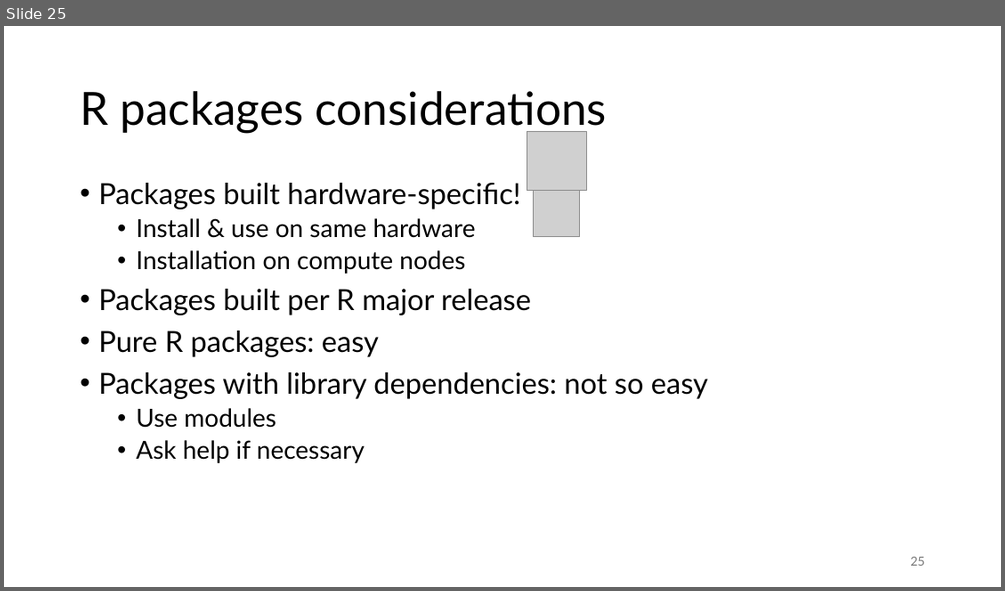
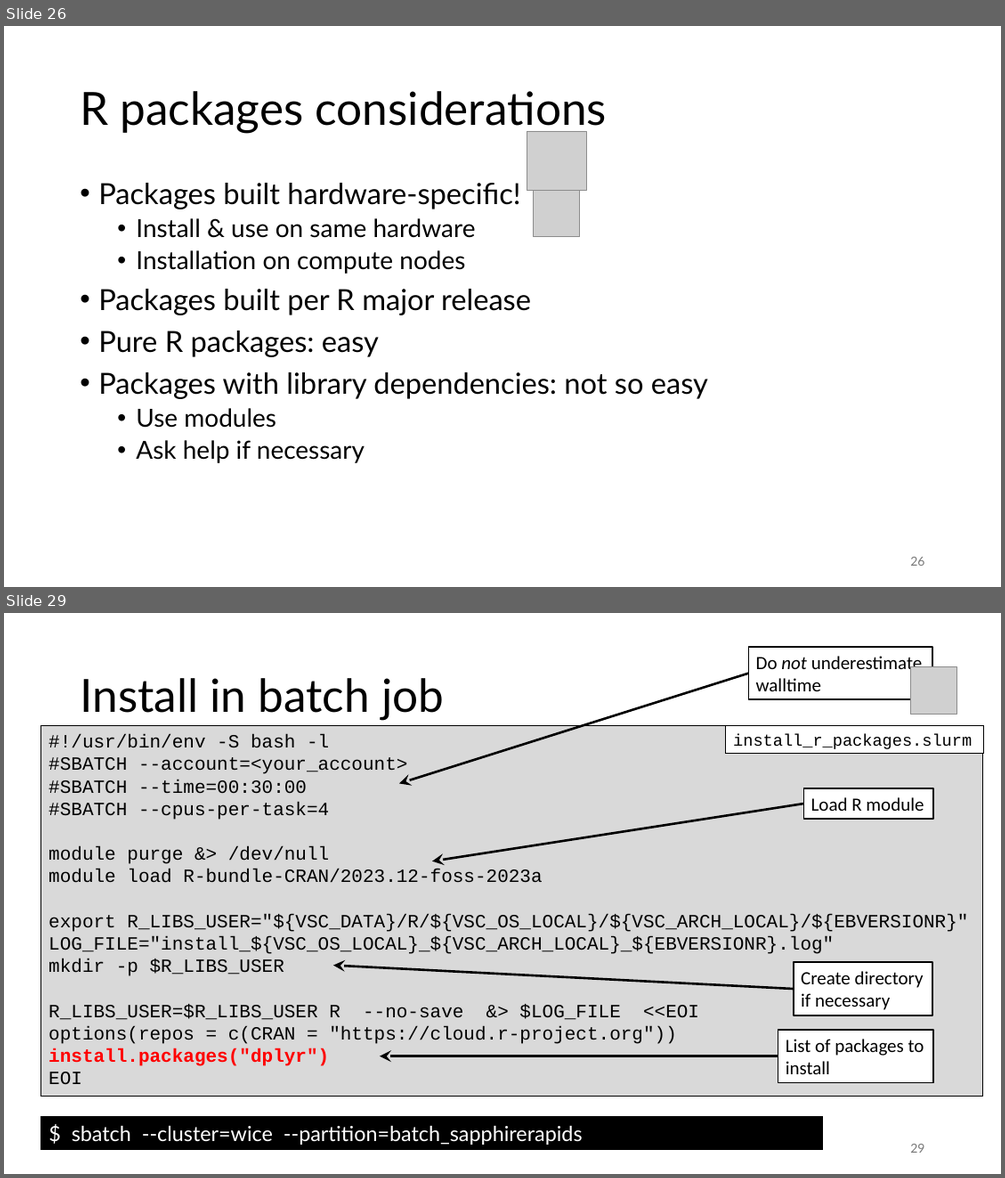
Before and after one commit to gjbex/Best-practices-for-data-science-on-HPC, a slide deck: best_practices_for_data_science_on_hpc.pptx. Shown one above the other, each under a label of ours: slide 25 before the commit, slides 26 and 29 after it; the slides between them are not shown. The pictures are 1005x591 and 1005x1178 pixels, drawn with LibreOffice and Linux fonts; fonts in the diff are those of the drawing; grey boxes stand for pictures. Boxes give left, top, right and bottom in pixels: in the first picture for what was removed or moved away, otherwise in the second. Text is boxed around its words. In the diff, an @@ line names an element or a change of style, - is before the commit and + after.

```diff
--- a/best_practices_for_data_science_on_hpc.pptx
+++ b/best_practices_for_data_science_on_hpc.pptx
@@ slide 29 added at bbox=[4, 613, 1001, 1174], background #FFFFFF @@
@@ rectangle added at bbox=[749, 647, 933, 699], fill #FFFFFF, outline #000000 1.5 pt, 18 pt, text #000000 @@
+Do not underestimate
+walltime
@@ title added at bbox=[80, 678, 444, 720], 44 pt, text #000000 @@
+Install in batch job
@@ arrow added from (749, 674) to (399, 784), #000000 2.25 pt @@
@@ picture added at bbox=[910, 666, 956, 714] @@
@@ rectangle added at bbox=[41, 726, 984, 1096], fill #D9D9D9, outline #000000 0.75 pt, 18 pt, text #000000 @@
+#!/usr/bin/env -S bash -l
+#SBATCH --account=<your_account>
+#SBATCH --time=00:30:00
+#SBATCH --cpus-per-task=4
+module purge &> /dev/null
+module load R-bundle-CRAN/2023.12-foss-2023a
+export R_LIBS_USER="${VSC_DATA}/R/${VSC_OS_LOCAL}/${VSC_ARCH_LOCAL}/${EBVERSIONR}"
+LOG_FILE="install_${VSC_OS_LOCAL}_${VSC_ARCH_LOCAL}_${EBVERSIONR}.log"
+mkdir -p $R_LIBS_USER
+R_LIBS_USER=$R_LIBS_USER R --no-save &> $LOG_FILE <<EOI
+options(repos = c(CRAN = "https://cloud.r-project.org"))
+install.packages("dplyr")
+EOI
@@ rectangle added at bbox=[726, 726, 983, 754], fill #FFFFFF, outline #000000 0.75 pt, 16 pt, text #000000 @@
+install_r_packages.slurm
@@ rectangle added at bbox=[804, 788, 933, 819], fill #FFFFFF, outline #000000 1.5 pt, 18 pt, text #000000 @@
+Load R module
@@ arrow added from (804, 803) to (432, 861), #000000 2.25 pt @@
@@ arrow added from (793, 989) to (333, 965), #000000 2.25 pt @@
@@ rectangle added at bbox=[793, 962, 933, 1015], fill #FFFFFF, outline #000000 1.5 pt, 18 pt, text #000000 @@
+Create directory
+if necessary
@@ rectangle added at bbox=[778, 1030, 933, 1083], fill #FFFFFF, outline #000000 1.5 pt, 18 pt, text #000000 @@
+List of packages to
+install
@@ arrow added from (778, 1056) to (380, 1056), #000000 2.25 pt @@
@@ rectangle added at bbox=[41, 1116, 822, 1149], fill #000000, outline #000000 0.75 pt, 20 pt, text #FFFFFF @@
+$ sbatch --cluster=wice --partition=batch_sapphirerapids install_r_packages.slurm
@@ page number added at bbox=[910, 1143, 924, 1152], 12 pt, text #797979 @@
+29
@@ what was slide 25 is now slide 26 @@
@@ page number at bbox=[910, 556, 924, 565]: text changed @@
-25
+26
```
Also in this commit, not shown: 3 slides changed, 3 other slides added, 2 slides removed.
